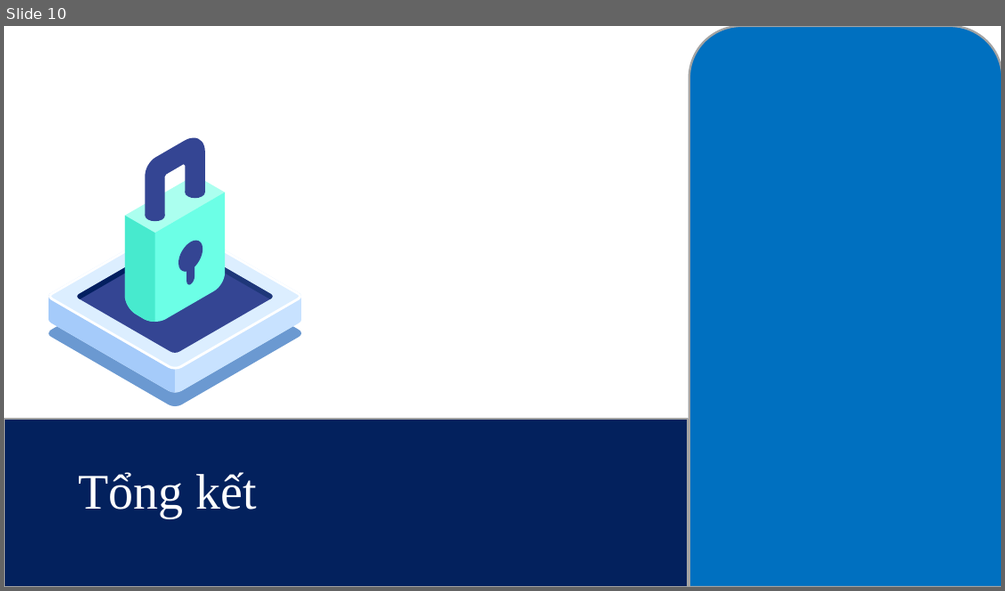
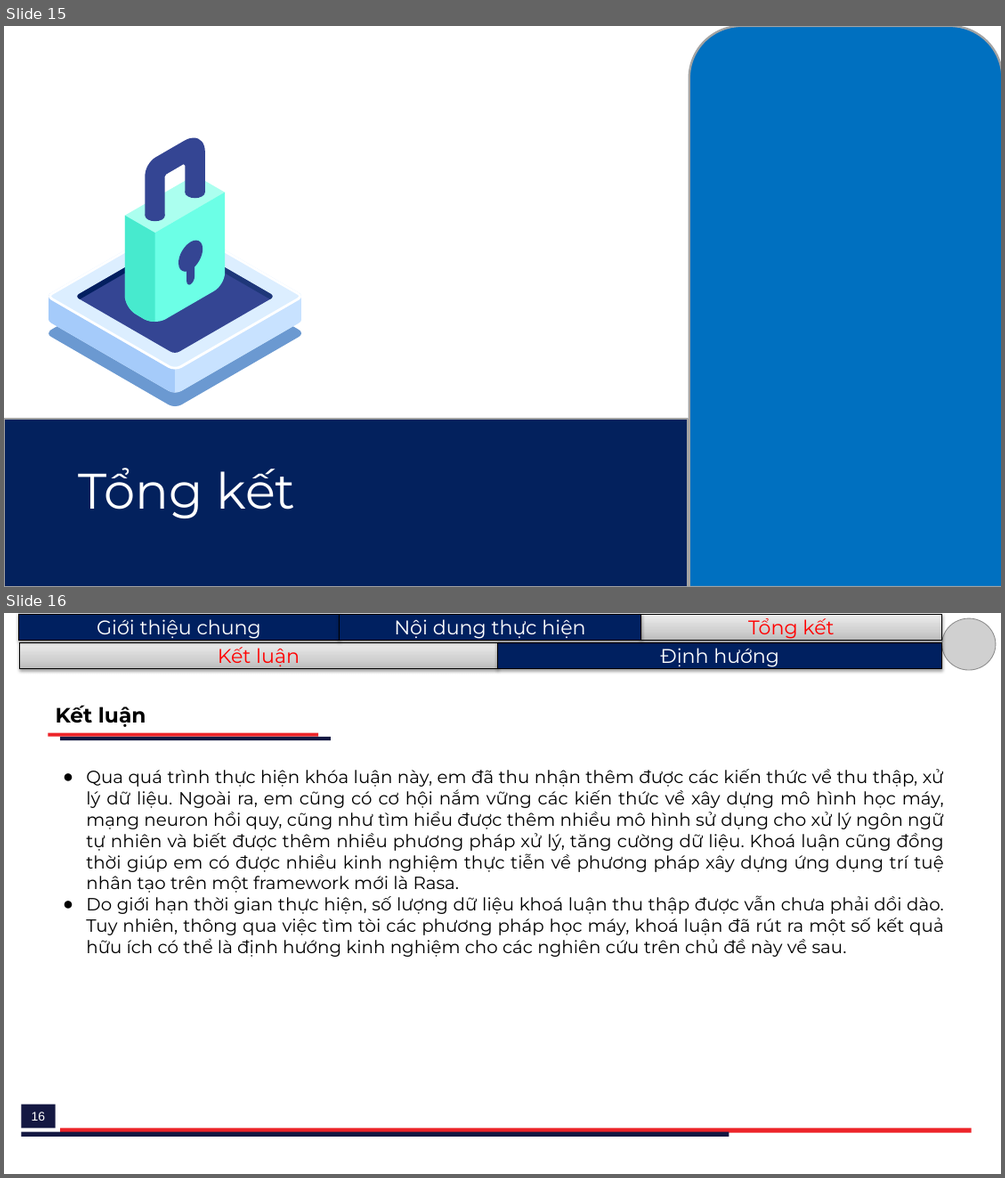
Before and after one commit to H4ll3y/Rasa-Consultant, a slide deck: doc/A37134_LeQuangHuy.pptx. Shown one above the other, each under a label of ours: slide 10 before the commit, slides 15 and 16 after it. The pictures are 1005x591 and 1005x1178 pixels, drawn with LibreOffice and Linux fonts; fonts in the diff are those of the drawing; grey boxes stand for pictures. Boxes give left, top, right and bottom in pixels: in the first picture for what was removed or moved away, otherwise in the second. Text is boxed around its words. In the diff, an @@ line names an element or a change of style, - is before the commit and + after.

```diff
--- a/doc/A37134_LeQuangHuy.pptx
+++ b/doc/A37134_LeQuangHuy.pptx
@@ slide 16 added at (4,613,1001,1174), background #FFFFFF @@
@@ rectangle added at (18,614,339,640), fill #002060, outline #000000 0.75 pt, 19 pt, text #FFFFFF @@
+Giới thiệu chung
@@ rectangle added at (340,614,641,640), fill #002060, outline #000000 0.75 pt, 19 pt, text #FFFFFF @@
+Nội dung thực hiện
@@ rectangle added at (641,614,942,640), fill gradient #BDBDBD to #D1D1D1 to #EEEEEE, outline #000000 0.75 pt, 19 pt, text #FF0000 @@
+Tổng kết
@@ picture added at (942,618,995,670) @@
@@ rectangle added at (20,642,498,668), fill gradient #BDBDBD to #D1D1D1 to #EEEEEE, outline #000000 0.75 pt, 19 pt, text #FF0000 @@
+Kết luận
@@ rectangle added at (498,642,942,668), fill #002060, outline #000000 0.75 pt, 19 pt, text #FFFFFF @@
+Định hướng
@@ text added at (56,705,146,727), 20 pt, text #000000, bold @@
+Kết luận
@@ rectangle added at (48,732,319,737), fill #ED2429 @@
@@ rectangle added at (60,737,331,740), fill #141842 @@
@@ text added at (86,769,944,957), 17 pt, text #000000 @@
+● Qua quá trình thực hiện khóa luận này, em đã thu nhận thêm được các kiến thức về thu thập, xử lý dữ liệu. Ngoài ra, em cũng có cơ hội nắm vững các kiến thức về xây dựng mô hình học máy, mạng neuron hồi quy, cũng như tìm hiểu được thêm nhiều mô hình sử dụng cho xử lý ngôn ngữ tự nhiên và biết được thêm nhiều phương pháp xử lý, tăng cường dữ liệu. Khoá luận cũng đồng thời giúp em có được nhiều kinh nghiệm thực tiễn về phương pháp xây dựng ứng dụng trí tuệ nhân tạo trên một framework mới là Rasa.
+● Do giới hạn thời gian thực hiện, số lượng dữ liệu khoá luận thu thập được vẫn chưa phải dồi dào. Tuy nhiên, thông qua việc tìm tòi các phương pháp học máy, khoá luận đã rút ra một số kết quả hữu ích có thể là định hướng kinh nghiệm cho các nghiên cứu trên chủ đề này về sau.
@@ rectangle added at (21,1104,56,1128), fill #141842 @@
@@ page number added at (32,1111,46,1120), 12 pt, text #FFFFFF @@
+16
@@ rectangle added at (21,1132,729,1136), fill #141842 @@
@@ rectangle added at (60,1128,971,1133), fill #ED2429 @@
@@ what was slide 10 is now slide 15 @@
@@ slide 15 changed as well @@
@@ text "Tổng kết" at (79,467,296,518): font Times New Roman to Montserrat @@
```
Also in this commit, not shown: 9 other slides changed, 7 other slides added, 3 slides removed, 2 other files.
